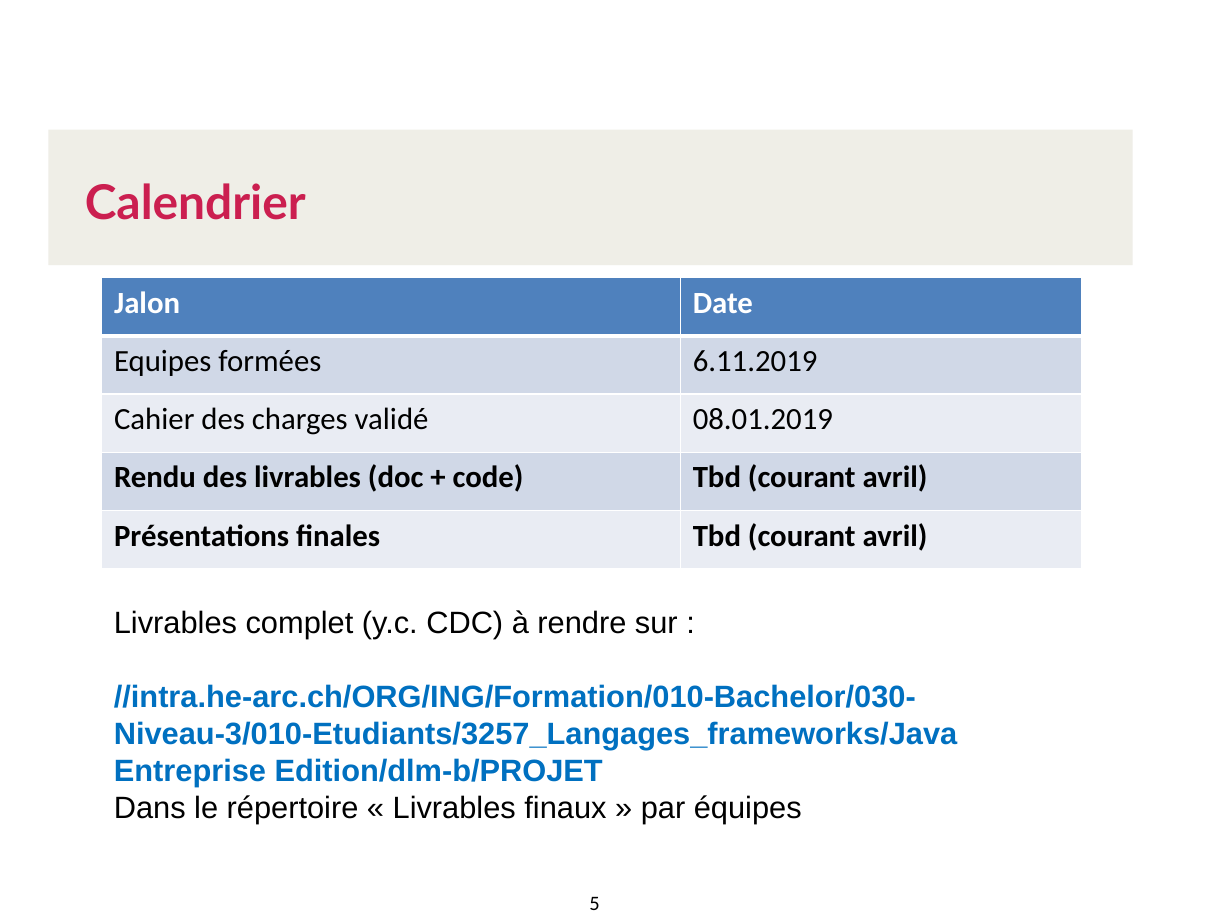
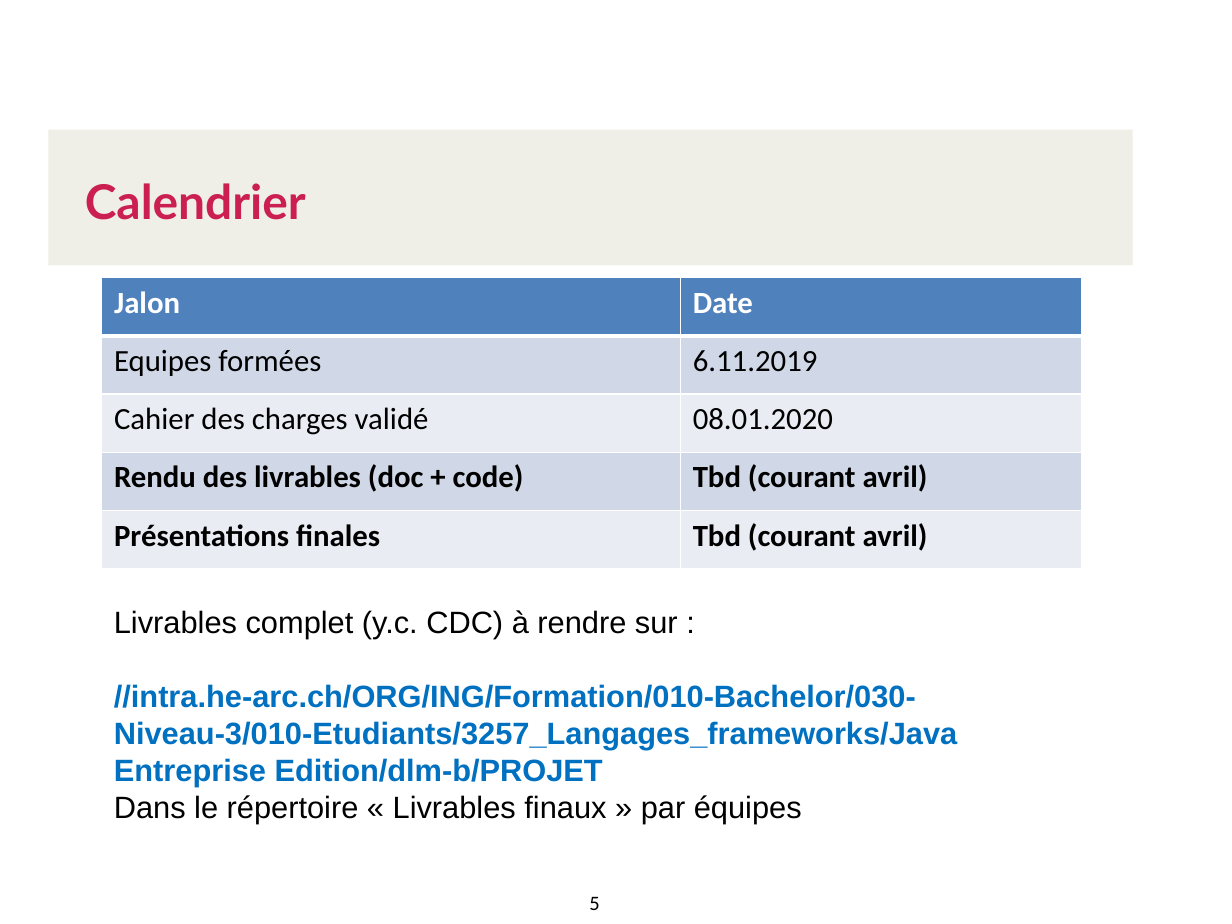
Before and after one commit to Cours-HE-ARC/cours-JEE-2019-2020, a slide deck: slide 5 of projet pratique JEE/Projet_JEE.pptx. Drawn at 1232x924 pixels with LibreOffice and Linux fonts; fonts in the diff are those of the drawing; background and template pictures are left out. Boxes give left, top, right and bottom in pixels: in the first picture for what was removed or moved away, otherwise in the second. Text is boxed around its words. In the diff, an @@ line names an element or a change of style, - is before the commit and + after.

```diff
--- a/projet pratique JEE/Projet_JEE.pptx
+++ b/projet pratique JEE/Projet_JEE.pptx
@@ table at (x1=102, y1=277, x2=1083, y2=568) @@
-row 3, column 2: 08.01.2019
+row 3, column 2: 08.01.2020
```
Also in this commit, not shown: 1 other file.
